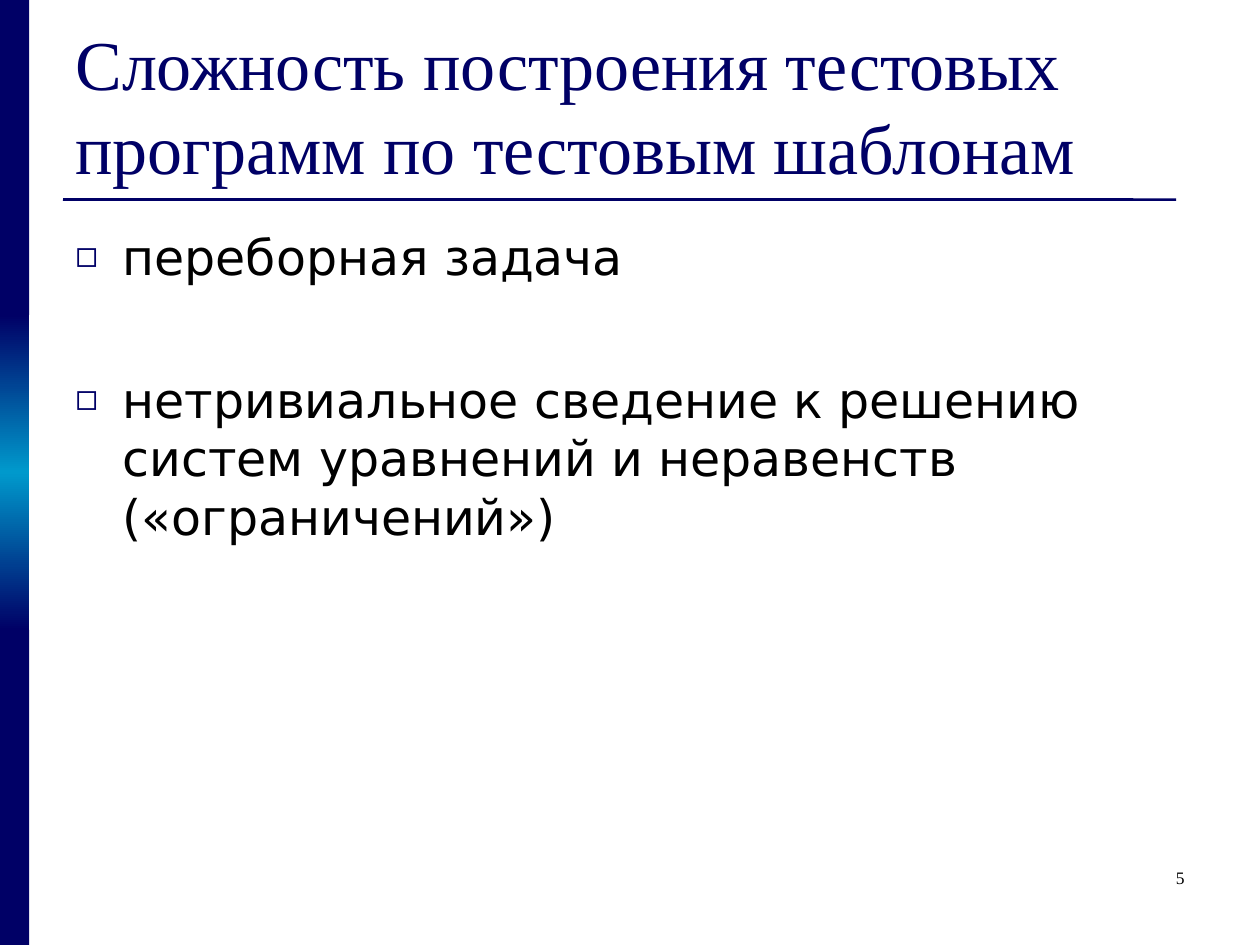
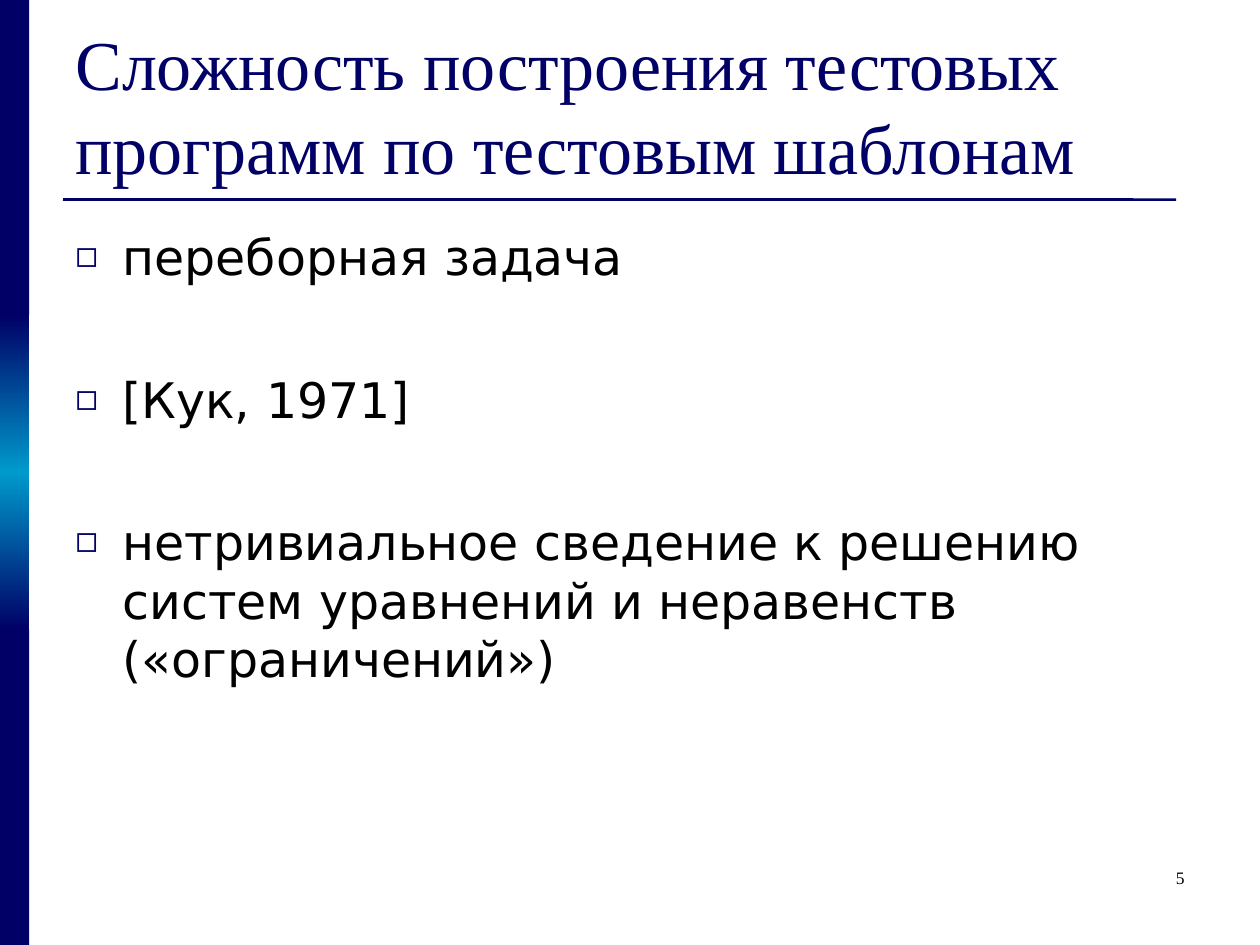
Before and after one commit to kornevgen/tesla-project, a slide deck: slide 5 of papers/THESIS/talks/z2611.ppt. Drawn at 1260x945 pixels with LibreOffice and Linux fonts; fonts in the diff are those of the drawing. Boxes give left, top, right and bottom in pixels: in the first picture for what was removed or moved away, otherwise in the second. Text is boxed around its words. In the diff, an @@ line names an element or a change of style, - is before the commit and + after.

```diff
--- a/papers/THESIS/talks/z2611.ppt
+++ b/papers/THESIS/talks/z2611.ppt
@@ text at (123,380,410,429): paragraph added @@
+◻ [Кук, 1971]
```
Also in this commit, not shown: 1 slide added.
